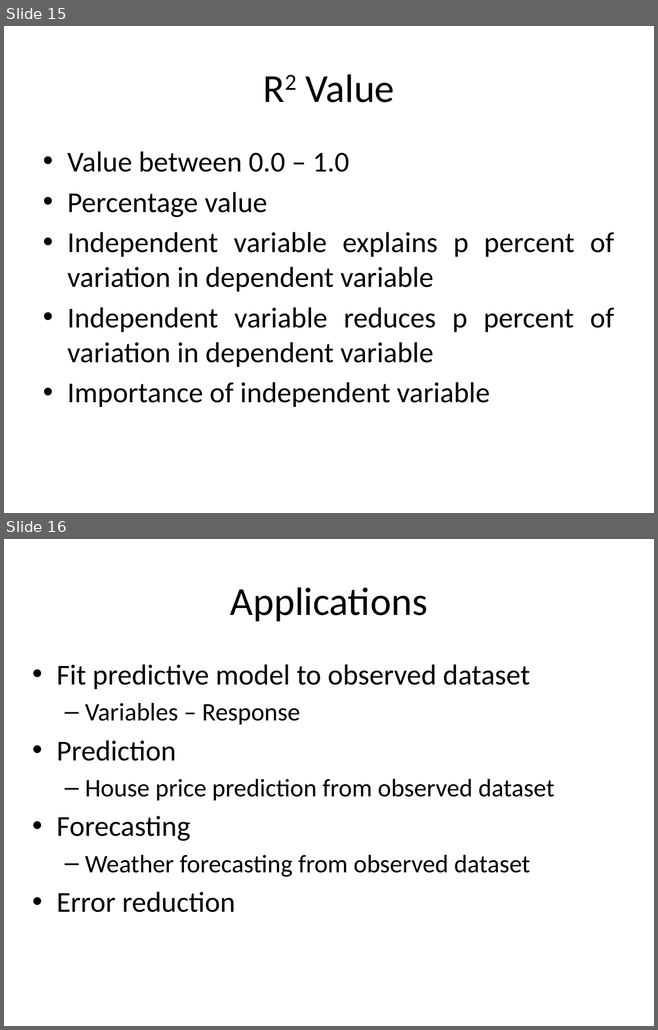
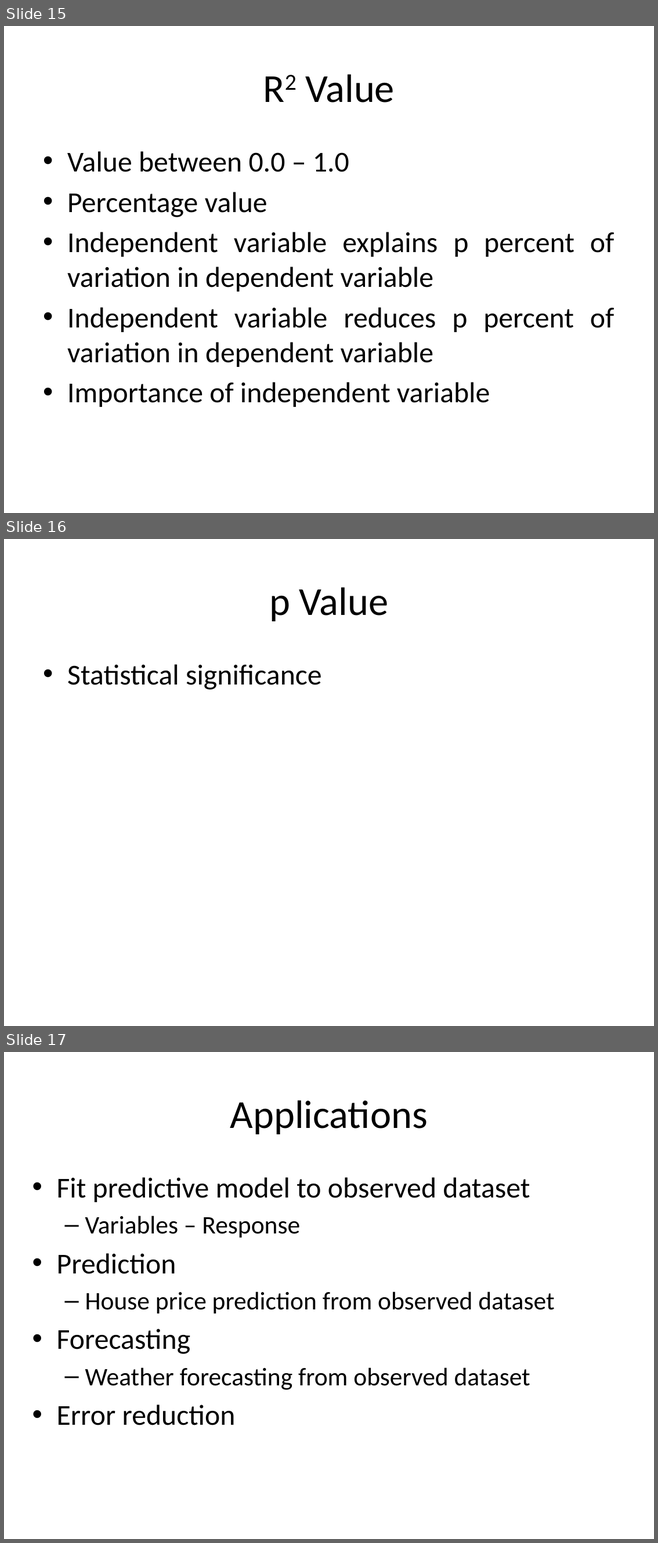
Before and after one commit to look4pritam/ArtificialIntelligence, a slide deck: MachineLearning/LinearRegression/LinearRegression.pptx. Shown one above the other, each under a label of ours: slides 15 and 16 before the commit, slides 15, 16 and 17 after it. The pictures are 658x1030 and 658x1543 pixels, drawn with LibreOffice and Linux fonts; fonts in the diff are those of the drawing. Boxes give left, top, right and bottom in pixels: in the first picture for what was removed or moved away, otherwise in the second. Text is boxed around its words. In the diff, an @@ line names an element or a change of style, - is before the commit and + after.

```diff
--- a/MachineLearning/LinearRegression/LinearRegression.pptx
+++ b/MachineLearning/LinearRegression/LinearRegression.pptx
@@ slide 16 added at (4,539,654,1026), background #FFFFFF @@
@@ title added at (269,587,388,621), 44 pt, text #000000 @@
+p Value
@@ text added at (67,664,322,690), 32 pt, text #000000 @@
+• Statistical significance
@@ what was slide 16 is now slide 17 @@
```
